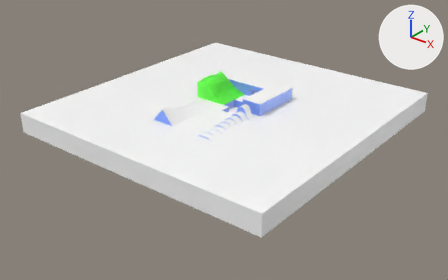
One commit to the Blender file assets/meshes/static/sm_map.blend: the scene before it, then after it.
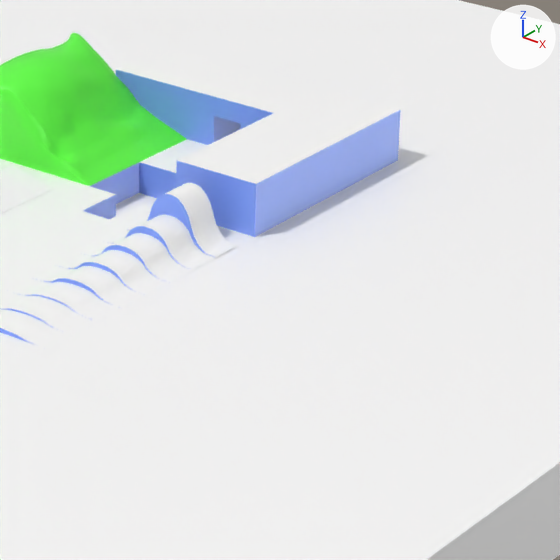
Each version is shown whole from a 50 mm lens placed at (236.0, -307.0, 165.0), pointed at (1.0, -12.0, -18.0), then close up on the part from 45% to 73% of the width and 23% to 67% of the height. Every picture has the same lights, and +X, +Y and +Z are marked at upper right. The last two pictures show the newer version.

The first close-up shows 'Map'.
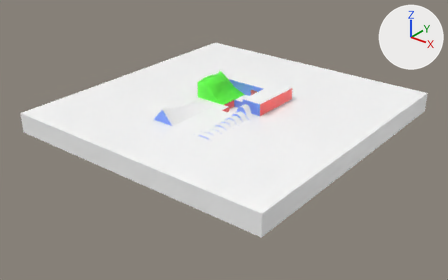
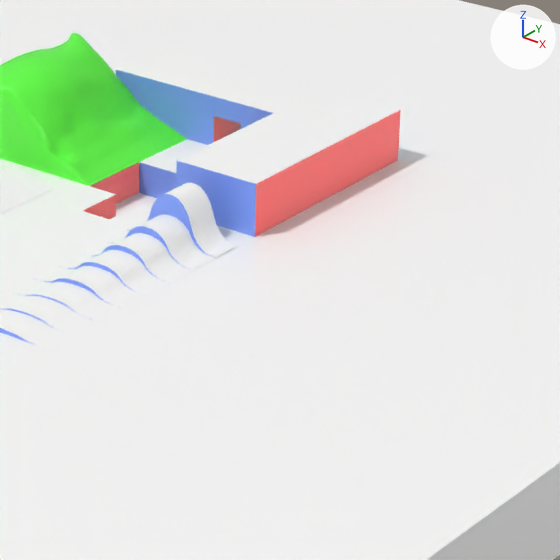
Boxes [x1, y1, x2, y2] around the edits, measured in the close-ups (560 x 560 px):
part 1 of me_cube_001, recoloured (blue to red)
    both: [83, 110, 401, 237]

Edits to the bpy script that builds the scene:
```text
Change me_cube_001:
    where me_cube_001.from_pydata(...)  # 5408 vertices, 3070 faces; spans x -98.0..94.0, y -100.0..99.0, z -9.0..18.0
    used by ob_map; location = (0.0, 0.0, 0.0)
    me_cube_001 part 1: 26 faces centred in x -18.0..26.0, y -10.0..26.0, z 2.0..10.0 are repainted in the vertex colours; the middle colour goes from blue #81a2ff to red #ff0000
```
